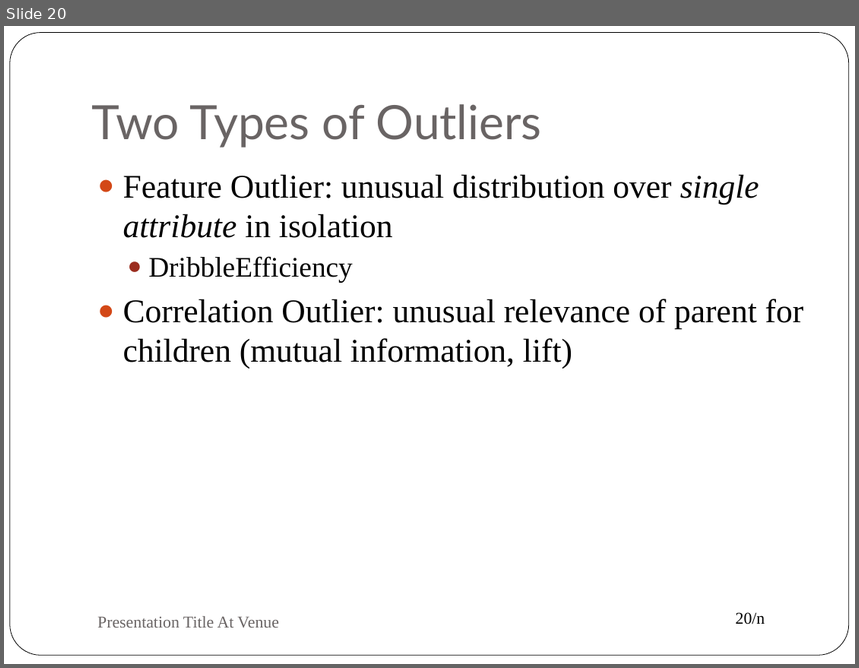
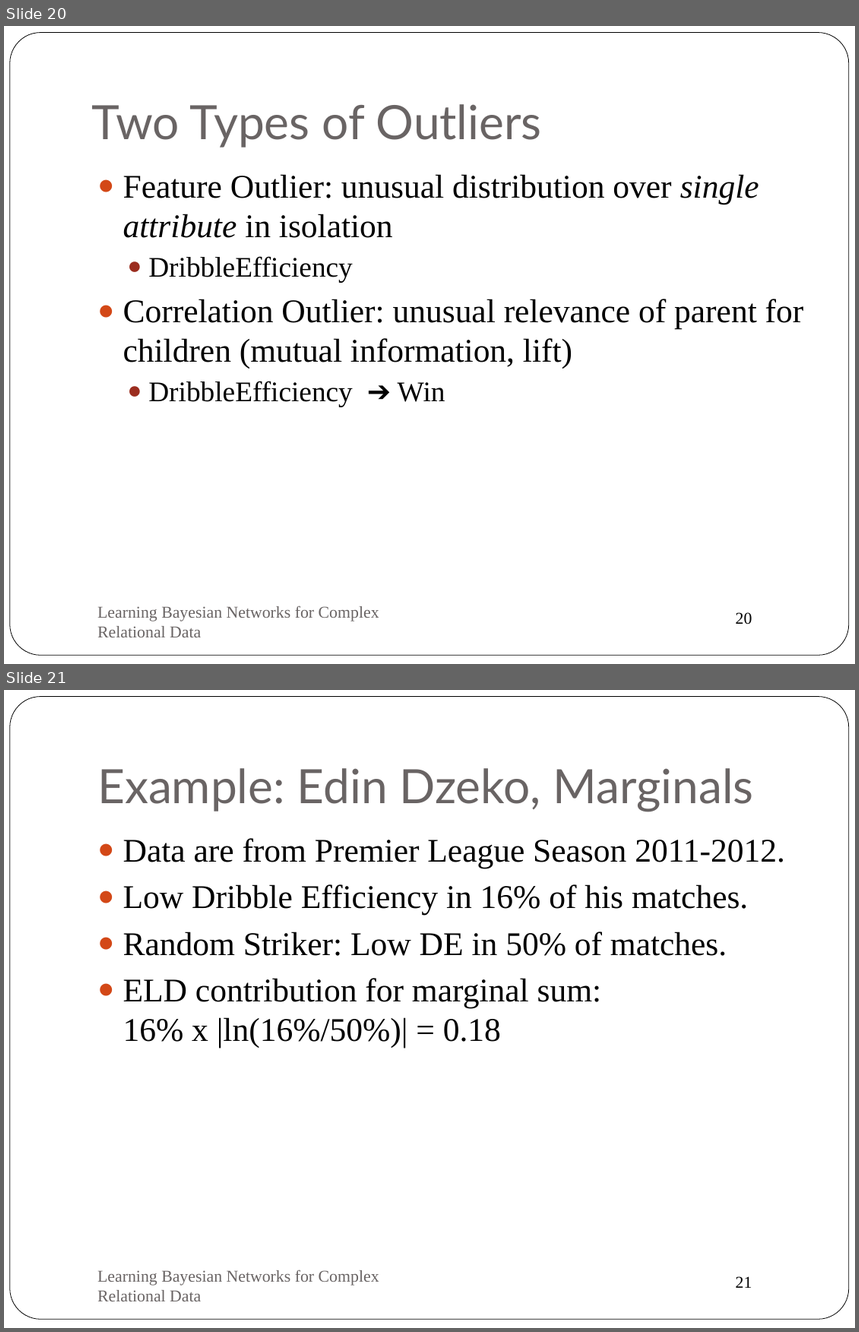
Before and after one commit to oschulte/srl-tutorial-slides, a slide deck: ch6-anomaly.pptx. Shown one above the other, each under a label of ours: slide 20 before the commit, slides 20 and 21 after it. The pictures are 859x668 and 859x1332 pixels, drawn with LibreOffice and Linux fonts; fonts in the diff are those of the drawing. Boxes give left, top, right and bottom in pixels: in the first picture for what was removed or moved away, otherwise in the second. Text is boxed around its words. In the diff, an @@ line names an element or a change of style, - is before the commit and + after.

```diff
--- a/ch6-anomaly.pptx
+++ b/ch6-anomaly.pptx
@@ slide 21 added at box(4, 690, 855, 1328), background #FFFFFF; not listed: 2 template elements that a slide beside it also shows @@
@@ title added at box(97, 768, 754, 812), 40 pt, text #696464 @@
+Example: Edin Dzeko, Marginals
@@ text added at box(123, 838, 785, 1048), 28 pt, text #000000 @@
+● Data are from Premier League Season 2011-2012.
+● Low Dribble Efficiency in 16% of his matches.
+● Random Striker: Low DE in 50% of matches.
+● ELD contribution for marginal sum:
+  16% x |ln(16%/50%)| = 0.18
@@ text added at box(97, 1270, 379, 1302), 14 pt, text #696464 @@
+Learning Bayesian Networks for Complex Relational Data
@@ slide 20 changed as well @@
@@ text at box(148, 381, 446, 408): paragraph added @@
+  ● DribbleEfficiency ➔ Win
@@ text at box(97, 606, 379, 638): text changed @@
-Presentation Title At Venue
+Learning Bayesian Networks for Complex Relational Data
@@ page number at box(736, 613, 753, 625): text changed @@
-20/n
+20
```
Also in this commit, not shown: 19 other slides changed, 2 other slides added, 2 slides removed.
